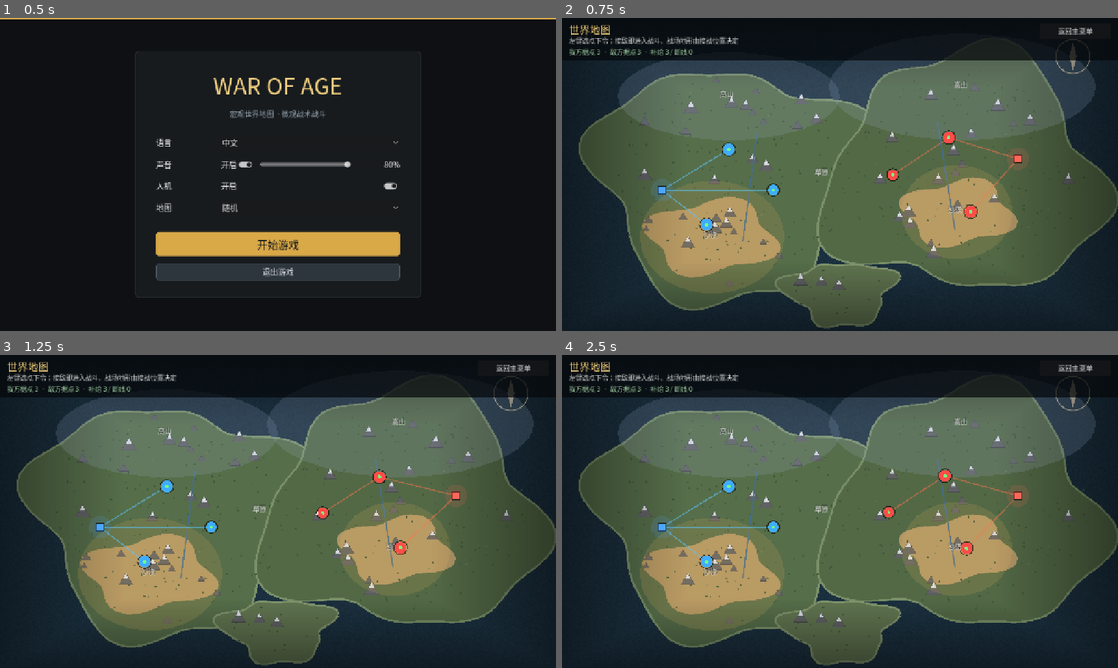
Above: before the commit, frames 1-4 (two rows, left to right).
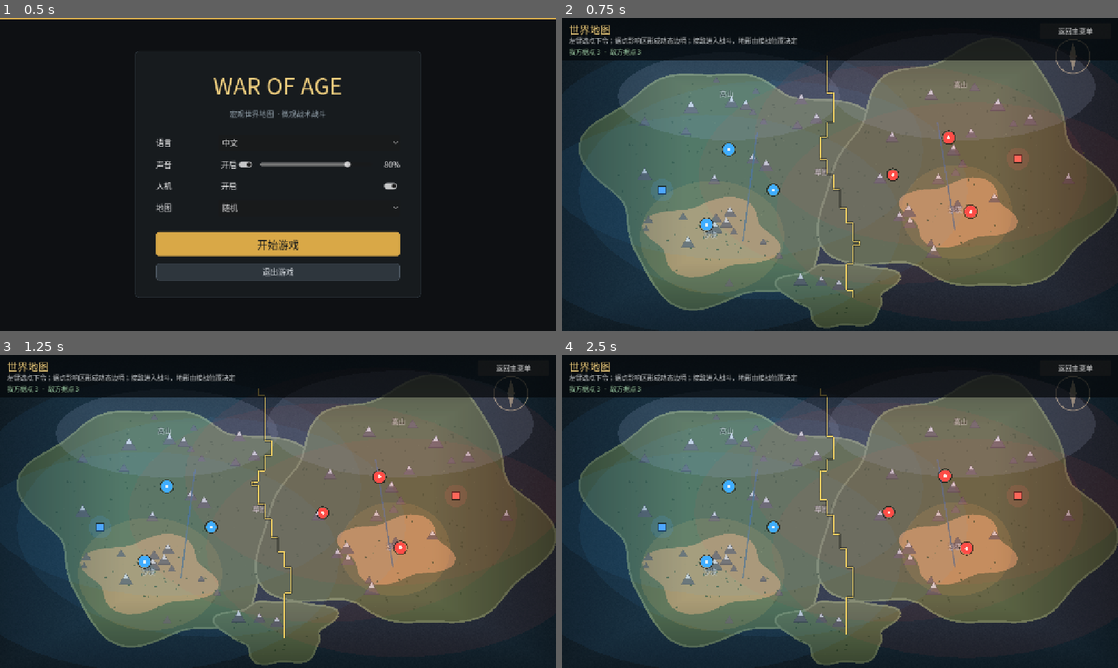
Above: after the commit, the same moments.

Repository: addisonhuang6-stack/WarOfAge
Game: Godot game, scene res://scenes/main_menu.tscn
Two runs of this game, one before a commit and one after it. Both use one fixed random seed, a clock stepped at 60 frames per second and the inputs below.
Inputs:
- Up to frame 1 (0.5 s): no input
- Up to frame 2 (0.75 s): click "开始游戏" at 0.5 s
- Up to frame 3 (1.25 s): no input
- Up to frame 4 (2.5 s): click "返回主菜单" at 1.25 s; click "开始游戏" at 2 s

Frame 1 is identical in both runs. In frame 2, 33% of the frame differs, in the area x 0-100%, y 6-90%; in frame 3, 33%; in frame 4, 33%.

Commit message:
Replace macro supply lines with dynamic frontline

Diff:
--- a/autoload/game_settings.gd
+++ b/autoload/game_settings.gd
@@ -30,8 +30,8 @@
 		"battle.defeat": "战败",
 		"battle.return_hint": "按 Enter 返回世界地图",
 		"macro.title": "世界地图",
-		"macro.instructions": "左键选点下令；接敌即进入战斗，战场地形由接战位置决定",
-		"macro.status": "我方据点 %d  ·  敌方据点 %d  ·  补给 %d / 断线 %d",
+		"macro.instructions": "左键选点下令；据点影响区形成动态边境；接敌进入战斗，地形由接战位置决定",
+		"macro.status": "我方据点 %d  ·  敌方据点 %d",
 		"macro.menu": "返回主菜单",
 		"macro.restart": "重新开始",
 		"macro.victory": "你已消灭所有敌军",
@@ -61,8 +61,8 @@
 		"battle.defeat": "Defeat",
 		"battle.return_hint": "Press Enter to return to the world map",
 		"macro.title": "World Map",
-		"macro.instructions": "Click a friendly dot to move; contact starts a battle using the local terrain",
-		"macro.status": "Friendly %d  ·  Enemy %d  ·  Supply %d / Cut %d",
+		"macro.instructions": "Click a friendly dot to move; influence zones form a shifting frontline; contact starts a battle using local terrain",
+		"macro.status": "Friendly %d  ·  Enemy %d",
 		"macro.menu": "Main Menu",
 		"macro.restart": "Restart",
 		"macro.victory": "All enemy forces destroyed",
--- a/autoload/world_state.gd
+++ b/autoload/world_state.gd
@@ -1,5 +1,5 @@
 extends Node
-## 宏观世界状态：跨场景保存世界地图上的据点、补给与战斗结果。
+## 宏观世界状态：跨场景保存世界地图上的据点、边境与战斗结果。
 
 signal changed
 
@@ -60,8 +60,6 @@
 		"pos": _to_vec2(raw.get("pos", [0.5, 0.5])),
 		"target": null,
 		"strength": int(raw.get("strength", 1)),
-		"supplied": false,
-		"supply_source": "",
 	}
 
 
--- a/data/world_map.json
+++ b/data/world_map.json
@@ -6,9 +6,9 @@
 	},
 	"player_speed": 0.05,
 	"enemy_speed": 0.03,
-	"link_range": 0.2,
-	"interdiction_radius": 0.03,
-	"out_of_supply_speed": 0.45,
+	"frontline_influence": 0.35,
+	"frontline_step": 0.012,
+	"frontline_refresh": 0.12,
 	"collision_radius": 0.022,
 	"biomes": {
 		"default": "grassland",
--- a/scripts/macro/macro_controller.gd
+++ b/scripts/macro/macro_controller.gd
@@ -1,5 +1,5 @@
 extends Control
-## 宏观战略层：世界地图、据点移动、补给线与微观战斗入口。
+## 宏观战略层：世界地图、据点移动、动态边境与微观战斗入口。
 
 const BATTLE_SCENE := "res://scenes/battle.tscn"
 const MENU_SCENE := "res://scenes/main_menu.tscn"
@@ -14,7 +14,8 @@
 var restart_button: Button
 
 var selected_dot_id: String = ""
-var _supply_timer: float = 0.0
+var _frontline_timer: float = 0.0
+var _frontline_segments: Array = []
 var _toast_timer: float = 0.0
 var _transitioning: bool = false
 var _game_over: bool = false
@@ -25,7 +26,7 @@
 	mouse_filter = Control.MOUSE_FILTER_IGNORE
 	WorldState.ensure_initialized()
 	_build_ui()
-	_refresh_supply()
+	_refresh_frontline()
 	_update_hud()
 	if WorldState.last_result == "player":
 		_show_toast(GameSettings.t("macro.last_win"), Color(0.55, 0.95, 0.6))
@@ -138,10 +139,10 @@
 func _process(delta: float) -> void:
 	if _transitioning or _game_over:
 		return
-	_supply_timer -= delta
-	if _supply_timer <= 0.0:
-		_supply_timer = 0.25
-		_refresh_supply()
+	_frontline_timer -= delta
+	if _frontline_timer <= 0.0:
+		_frontline_timer = float(WorldState.config.get("frontline_refresh", 0.12))
+		_refresh_frontline()
 		_update_hud()
 	_move_dots(delta)
 	_check_collisions()
@@ -155,63 +156,65 @@
 	map_canvas.queue_redraw()
 
 
-func _refresh_supply() -> void:
-	var link_range := float(WorldState.config.get("link_range", 0.2))
-	var interdiction := float(WorldState.config.get("interdiction_radius", 0.03))
-	for dot in WorldState.dots:
-		dot["supplied"] = false
-		dot["supply_source"] = ""
-	for faction in ["player", "enemy"]:
-		var base_value: Variant = WorldState.bases.get(faction)
-		if not (base_value is Vector2):
-			continue
-		var base_position: Vector2 = base_value
-		var frontier: Array[Dictionary] = []
-		for dot in WorldState.dots:
-			if str(dot.get("faction", "")) != faction:
-				continue
-			var dot_position := _dot_pos(dot)
-			if base_position.distance_to(dot_position) > link_range:
-				continue
-			if _link_blocked(base_position, dot_position, faction, interdiction):
-				continue
-			dot["supplied"] = true
-			dot["supply_source"] = "base"
-			frontier.append(dot)
-		var index := 0
-		while index < frontier.size():
-			var supplier: Dictionary = frontier[index]
-			index += 1
-			var supplier_position := _dot_pos(supplier)
-			for dot in WorldState.dots:
-				if str(dot.get("faction", "")) != faction or bool(dot.get("supplied", false)):
-					continue
-				var dot_position := _dot_pos(dot)
-				if supplier_position.distance_to(dot_position) > link_range:
-					continue
-				if _link_blocked(supplier_position, dot_position, faction, interdiction):
-					continue
-				dot["supplied"] = true
-				dot["supply_source"] = str(supplier.get("id", ""))
-				frontier.append(dot)
-
-
-func _link_blocked(a: Vector2, b: Vector2, faction: String, radius: float) -> bool:
-	for dot in WorldState.dots:
-		if str(dot.get("faction", "")) == faction:
-			continue
-		if _segment_distance(_dot_pos(dot), a, b) <= radius:
-			return true
-	return false
-
-
-func _segment_distance(point: Vector2, a: Vector2, b: Vector2) -> float:
-	var ab := b - a
-	var length_squared := ab.length_squared()
-	if length_squared <= 0.000001:
-		return point.distance_to(a)
-	var t := clampf((point - a).dot(ab) / length_squared, 0.0, 1.0)
-	return point.distance_to(a + ab * t)
+func _refresh_frontline() -> void:
+	_frontline_segments.clear()
+	var players: Array[Dictionary] = []
+	var enemies: Array[Dictionary] = []
+	for dot in WorldState.dots:
+		var faction := str(dot.get("faction", ""))
+		if faction == "player":
+			players.append(dot)
+		elif faction == "enemy":
+			enemies.append(dot)
+	if players.is_empty() or enemies.is_empty():
+		return
+
+	var influence := float(WorldState.config.get("frontline_influence", 0.35))
+	var step := clampf(float(WorldState.config.get("frontline_step", 0.012)), 0.006, 0.05)
+	var columns := maxi(1, int(ceil(1.0 / step)))
+	var rows := maxi(1, int(ceil(1.0 / step)))
+	var ownership := PackedInt32Array()
+	ownership.resize(columns * rows)
+	var influence_squared := influence * influence
+
+	for row in range(rows):
+		for column in range(columns):
+			var point := Vector2(
+				(float(column) + 0.5) / float(columns),
+				(float(row) + 0.5) / float(rows)
+			)
+			var best_player := INF
+			var best_enemy := INF
+			for dot in players:
+				best_player = minf(best_player, point.distance_squared_to(_dot_pos(dot)))
+			for dot in enemies:
+				best_enemy = minf(best_enemy, point.distance_squared_to(_dot_pos(dot)))
+			if best_player <= influence_squared and best_player < best_enemy:
+				ownership[row * columns + column] = 1
+			elif best_enemy <= influence_squared and best_enemy < best_player:
+				ownership[row * columns + column] = 2
+
+	for row in range(rows):
+		for column in range(columns):
+			var value := ownership[row * columns + column]
+			if column + 1 < columns:
+				var right := ownership[row * columns + column + 1]
+				if _is_frontline_pair(value, right):
+					_frontline_segments.append([
+						Vector2(float(column + 1) / float(columns), float(row) / float(rows)),
+						Vector2(float(column + 1) / float(columns), float(row + 1) / float(rows)),
+					])
+			if row + 1 < rows:
+				var below := ownership[(row + 1) * columns + column]
+				if _is_frontline_pair(value, below):
+					_frontline_segments.append([
+						Vector2(float(column) / float(columns), float(row + 1) / float(rows)),
+						Vector2(float(column + 1) / float(columns), float(row + 1) / float(rows)),
+					])
+
+
+func _is_frontline_pair(first: int, second: int) -> bool:
+	return (first == 1 and second == 2) or (first == 2 and second == 1)
 
 
 func _dot_pos(dot: Dictionary) -> Vector2:
@@ -224,7 +227,6 @@
 func _move_dots(delta: float) -> void:
 	var player_speed := float(WorldState.config.get("player_speed", 0.05))
 	var enemy_speed := float(WorldState.config.get("enemy_speed", 0.03))
-	var out_mult := float(WorldState.config.get("out_of_supply_speed", 0.45))
 
 	for dot in WorldState.dots:
 		if str(dot.get("faction", "")) != "player":
@@ -234,7 +236,7 @@
 			continue
 		var position := _dot_pos(dot)
 		var target: Vector2 = target_value
-		var speed := player_speed * (1.0 if bool(dot.get("supplied", true)) else out_mult)
+		var speed := player_speed
 		var next_position := _move_toward(position, target, speed * delta)
 		dot["pos"] = next_position
 		if next_position.distance_to(target) <= 0.004:
@@ -258,7 +260,7 @@
 			if candidate_distance < nearest_distance:
 				nearest = candidate
 				nearest_distance = candidate_distance
-		var speed := enemy_speed * (1.0 if bool(dot.get("supplied", true)) else out_mult)
+		var speed := enemy_speed
 		dot["pos"] = _move_toward(position, _dot_pos(nearest), speed * delta)
 
 
@@ -312,18 +314,12 @@
 func _update_hud() -> void:
 	var player_count := 0
 	var enemy_count := 0
-	var supplied := 0
-	var cut := 0
 	for dot in WorldState.dots:
 		if str(dot.get("faction", "")) == "player":
 			player_count += 1
-			if bool(dot.get("supplied", false)):
-				supplied += 1
-			else:
-				cut += 1
 		else:
 			enemy_count += 1
-	status_label.text = GameSettings.t("macro.status") % [player_count, enemy_count, supplied, cut]
+	status_label.text = GameSettings.t("macro.status") % [player_count, enemy_count]
 
 
 func _draw_map() -> void:
@@ -362,25 +358,27 @@
 			HORIZONTAL_ALIGNMENT_LEFT, -1, 16, Color(1.0, 1.0, 1.0, 0.9)
 		)
 
-	for dot in WorldState.dots:
-		if not bool(dot.get("supplied", false)):
-			continue
+	var influence := float(WorldState.config.get("frontline_influence", 0.35))
+	for dot in WorldState.dots:
+		var center := _to_canvas(_dot_pos(dot), size)
 		var faction := str(dot.get("faction", ""))
-		var color := Color(0.35, 0.78, 1.0, 0.5) if faction == "player" else Color(1.0, 0.45, 0.3, 0.45)
-		var to := _to_canvas(_dot_pos(dot), size)
-		var from := Vector2.ZERO
-		var source_id := str(dot.get("supply_source", ""))
-		if source_id == "base" or source_id.is_empty():
-			var base_value: Variant = WorldState.bases.get(faction)
-			if not (base_value is Vector2):
-				continue
-			from = _to_canvas(base_value, size)
-		else:
-			var source := WorldState.get_dot(source_id)
-			if source.is_empty():
-				continue
-			from = _to_canvas(_dot_pos(source), size)
-		map_canvas.draw_line(from, to, color, 3.0)
+		var color := Color(0.25, 0.68, 1.0, 0.06) if faction == "player" else Color(1.0, 0.3, 0.28, 0.06)
+		var radius_x := influence * size.x
+		var radius_y := influence * size.y
+		var influence_points := PackedVector2Array()
+		for i in range(40):
+			var angle := TAU * float(i) / 40.0
+			influence_points.append(center + Vector2(cos(angle) * radius_x, sin(angle) * radius_y))
+		map_canvas.draw_colored_polygon(influence_points, color)
+
+	for segment_value in _frontline_segments:
+		if not (segment_value is Array) or segment_value.size() < 2:
+			continue
+		var segment: Array = segment_value
+		var from: Vector2 = _to_canvas(segment[0], size)
+		var to: Vector2 = _to_canvas(segment[1], size)
+		map_canvas.draw_line(from, to, Color(0.05, 0.05, 0.05, 0.35), 7.0)
+		map_canvas.draw_line(from, to, Color(1.0, 0.86, 0.4, 0.95), 2.5)
 
 	for faction in WorldState.bases:
 		var base_value: Variant = WorldState.bases[faction]
@@ -400,8 +398,7 @@
 		var radius := 9.0 + float(dot.get("strength", 1)) * 1.5
 		map_canvas.draw_circle(center, radius, color)
 		map_canvas.draw_arc(center, radius + 2.0, 0.0, TAU, 32, Color(0.0, 0.0, 0.0, 0.6), 2.0)
-		var supply_color := Color(0.45, 1.0, 0.5, 0.95) if bool(dot.get("supplied", false)) else Color(1.0, 0.2, 0.15, 0.95)
-		map_canvas.draw_circle(center, radius * 0.3, supply_color)
+		map_canvas.draw_circle(center, radius * 0.28, Color(0.98, 0.98, 0.95, 0.9))
 		if str(dot.get("id", "")) == selected_dot_id:
 			map_canvas.draw_arc(center, radius + 7.0, 0.0, TAU, 40, Color(1.0, 0.9, 0.4), 2.5)
 			var target_value: Variant = dot.get("target")
